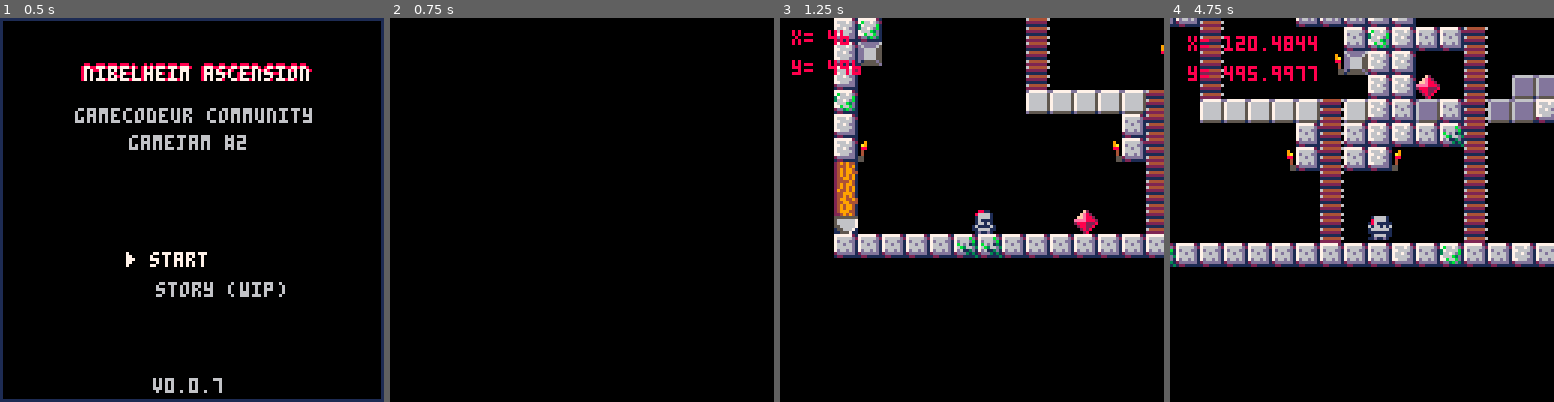
Above: before the commit, frames 1-4 (left to right).
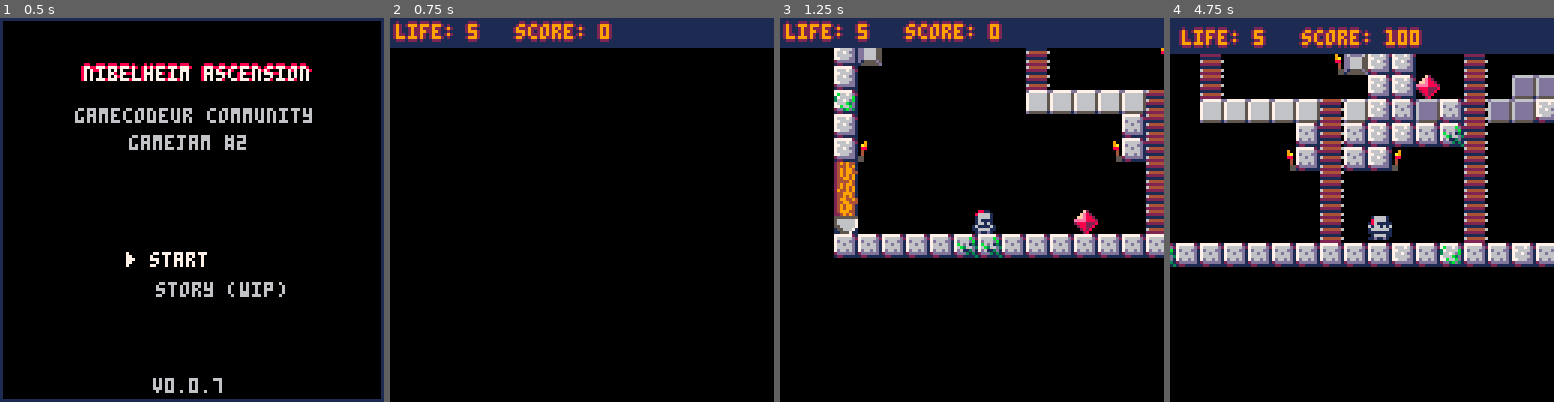
Above: after the commit, the same moments.

Repository: DMatthieu/Nibelheim-Ascension
Game: PICO-8 cartridge main.p8
Same seed, same stepped clock (60 frames per second), same inputs: the game is played once before the commit and once after it.
Inputs:
- Up to frame 1 (0.5 s): tap X (X key) at 0.33 s
- Up to frame 2 (0.75 s): tap O (Z key) at 0.7 s
- Up to frame 3 (1.25 s): tap X (X key) at 1.07 s
- Up to frame 4 (4.75 s): hold Right 1.6-2.1 s; tap O (Z key) every 0.4 s from 1.7 to 4.5 s; tap X (X key) at 1.85, 2.97, 4.08 s; hold Up 2.15-2.42 s; hold Right 2.47-3.03 s; hold Left 3.08-3.58 s; hold Down 3.63-3.97 s; hold Right 4.02-4.68 s; hold Up from 4.73 s (still down)

Frame 1 is identical in both runs. In frame 2, 7.8% of the frame differs, in the area x 0-100%, y 0-8%; in frame 3, 7.9%; in frame 4, 9.1%, in the area x 0-100%, y 0-17%.

Commit message:
Gui LP + Score, weaken goblins

Diff:
--- a/main.p8
+++ b/main.p8
@@ -3,6 +3,7 @@
 __lua__
 #include src/lib/collisions.lua
 #include src/lib/particles.lua
+#include src/lib/gui.lua
 #include src/game.lua
 #include src/title.lua
 #include src/game_over.lua
--- a/src/classes/goblin.lua
+++ b/src/classes/goblin.lua
@@ -25,7 +25,7 @@
   --sprite
   instance.sp = 41
 
-  instance.pv = 2
+  instance.pv = 1
   instance.flp = false
   --states
   instance.alive = true
@@ -85,6 +85,7 @@
   --collide flames
   if collide_map(self, "center", 6) then
     self:receive_damage(1)
+    player.score += 1000
   end
 
   --check collisions left and right
--- a/src/classes/player.lua
+++ b/src/classes/player.lua
@@ -31,6 +31,10 @@
   instance.last_damage_time = 0
   instance.attack_cooldown = 1
   instance.last_attack_time = .5
+
+  --score
+  instance.score = 0
+
   --states
   instance.running = false
   instance.jumping = false
@@ -54,7 +58,7 @@
   --camera
   instance.cam_x = 0
 
-  instance.debug = true
+  instance.debug = false
 
   return instance
 end
@@ -125,6 +129,7 @@
     local my = flr((self.y + 3) / 8)
 
     mset(mx, my, 0)
+    self.score += 100
 
     sfx(1)
   end
@@ -160,6 +165,7 @@
       if (abs(m.m_type.x - self.sword_x_right) <= 8) and (abs(m.m_type.y - self.sword_y) <= 8) then
         m.m_type:receive_damage(1)
         self.particles:make_particles(flr(rnd(12)), self.sword_x_right, self.sword_y)
+        self.score += 500
       end
     end
 
@@ -183,6 +189,7 @@
       if (abs(m.m_type.x - self.sword_x_left) <= 8) and (abs(m.m_type.y - self.sword_y) <= 8) then
         m.m_type:receive_damage(1)
         self.particles:make_particles(flr(rnd(12)), self.sword_x_left, self.sword_y)
+        self.score += 500
       end
     end
 
--- a/src/game.lua
+++ b/src/game.lua
@@ -3,6 +3,7 @@
 
   game_map = Game_map:new()
   player = Player:new()
+  gui = Gui:new(player.x, player.y)
 end
 
 function game_update()
@@ -10,11 +11,11 @@
   player:animate()
 
   game_map:update()
-  -- blood_update()
+  gui:update(player)
 end
 
 function game_draw()
   game_map:draw()
   player:draw()
-  -- blood_draw()
+  gui:draw()
 end
--- /dev/null
+++ b/src/lib/gui.lua
@@ -0,0 +1,37 @@
+Gui = {}
+Gui.__index = Gui
+
+function Gui:new()
+  local instance = setmetatable({}, Gui)
+
+  instance.gui_x = 0
+  instance.gui_y = 0
+
+  return instance
+end
+
+function Gui:update(object)
+  self.gui_x = object.x - 64
+  self.gui_y = object.y - 64
+end
+
+function Gui:draw()
+  rectfill(self.gui_x - 5, self.gui_y - 5, self.gui_x + 132, self.gui_y + 9, 1)
+
+  --PV
+  print("life: " .. player.pv, self.gui_x + 2, self.gui_y + 1, 2)
+  print("life: " .. player.pv, self.gui_x + 2, self.gui_y + 3, 2)
+  print("life: " .. player.pv, self.gui_x + 1, self.gui_y + 2, 2)
+  print("life: " .. player.pv, self.gui_x + 3, self.gui_y + 2, 2)
+
+  print("life: " .. player.pv, self.gui_x + 2, self.gui_y + 2, 9)
+
+  --score
+
+  print("score: " .. player.score, self.gui_x + 42, self.gui_y + 1, 2)
+  print("score: " .. player.score, self.gui_x + 42, self.gui_y + 3, 2)
+  print("score: " .. player.score, self.gui_x + 41, self.gui_y + 2, 2)
+  print("score: " .. player.score, self.gui_x + 43, self.gui_y + 2, 2)
+
+  print("score: " .. player.score, self.gui_x + 42, self.gui_y + 2, 9)
+end
